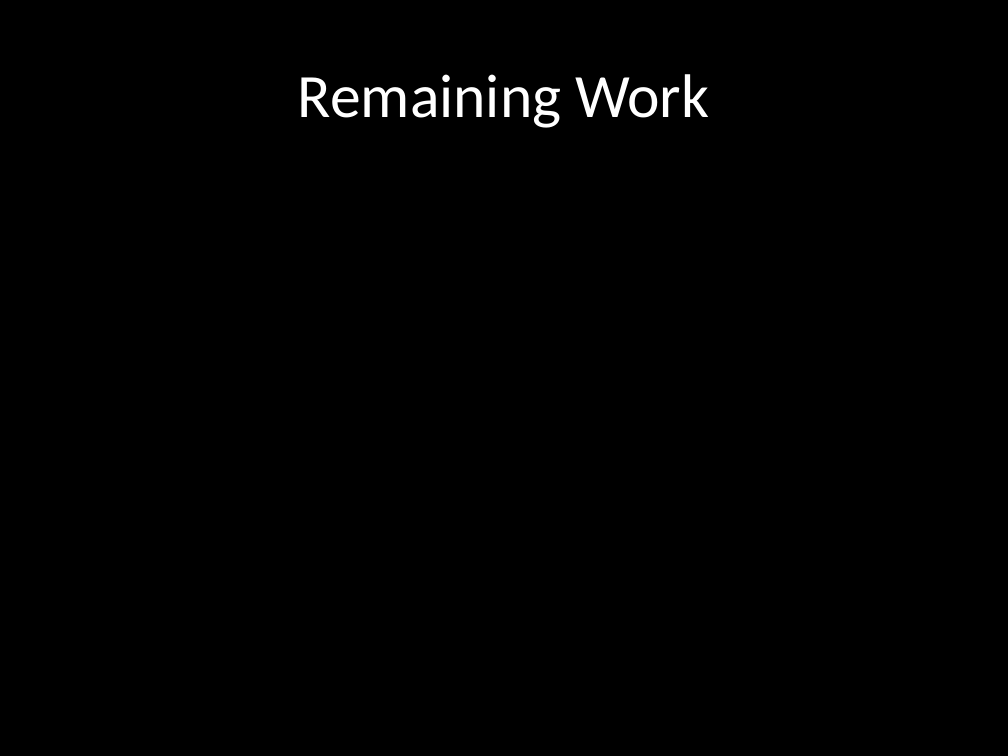
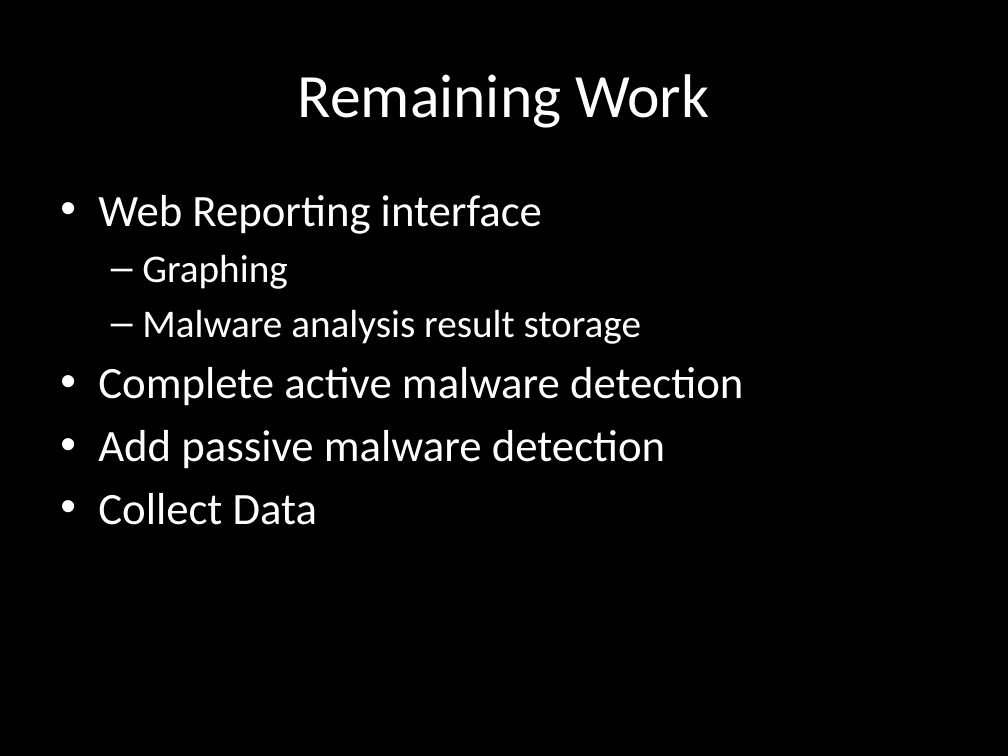
Before and after one commit to chrissorchard/malucrawl, a slide deck: slide 19 of doc/pres1/wk4-progress.pptx (slide 17 before the commit). Drawn at 1008x756 pixels with LibreOffice and Linux fonts; fonts in the diff are those of the drawing; background and template pictures are left out. Boxes give left, top, right and bottom in pixels: in the first picture for what was removed or moved away, otherwise in the second. Text is boxed around its words. In the diff, an @@ line names an element or a change of style, - is before the commit and + after.

```diff
--- a/doc/pres1/wk4-progress.pptx
+++ b/doc/pres1/wk4-progress.pptx
@@ text added at [98, 195, 743, 525], 32 pt, text #FFFFFF @@
+• Web Reporting interface
+  – Graphing
+  – Malware analysis result storage
+• Complete active malware detection
+• Add passive malware detection
+• Collect Data
```
Also in this commit, not shown: 6 other slides changed, 2 slides added.
